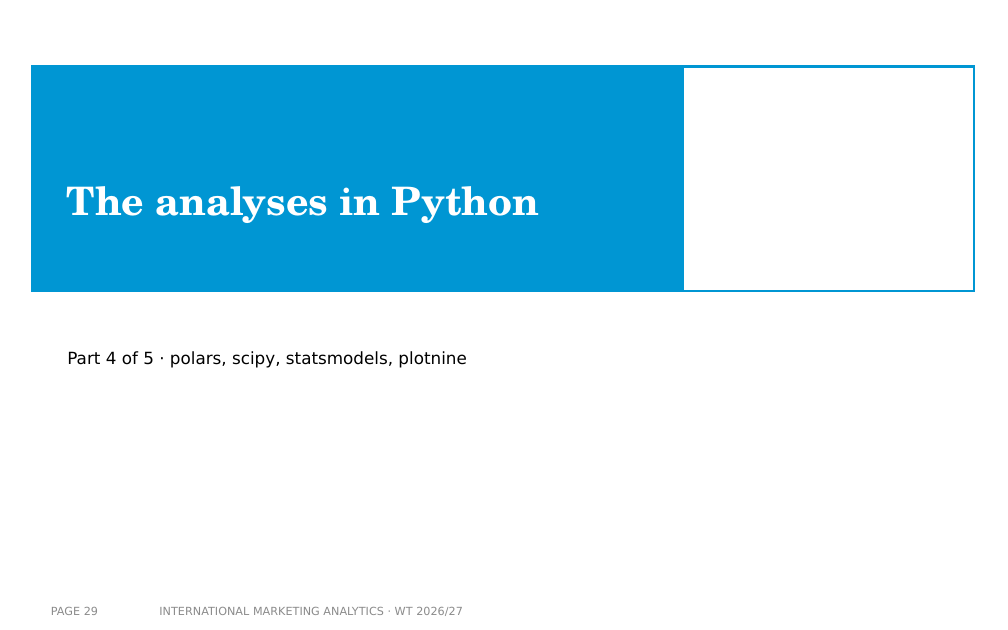
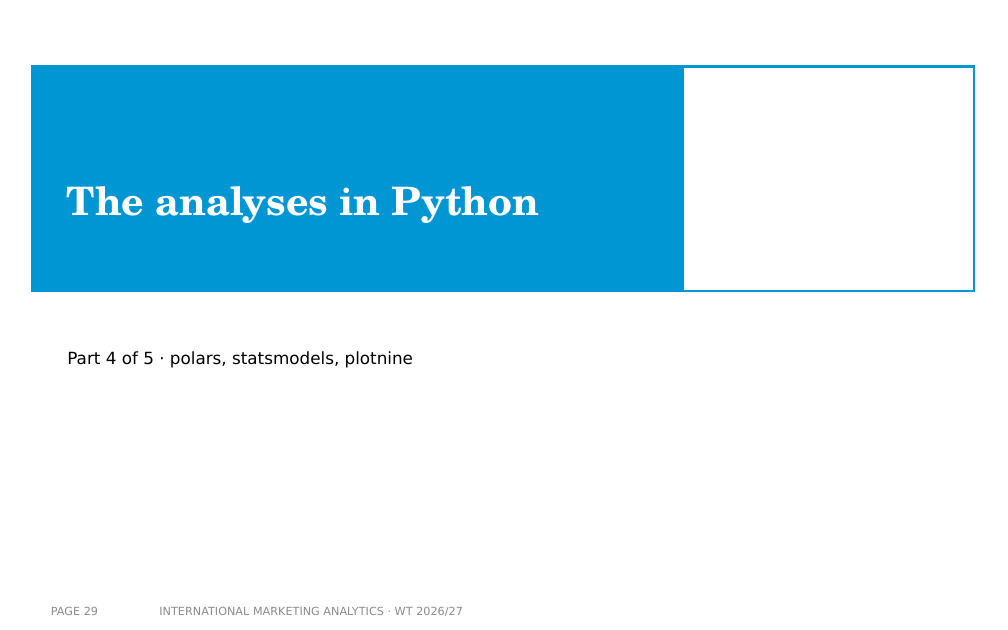
Before and after one commit to arnefloh-wu/international-marketing-analytics-teaching, a slide deck: slide 29 of slides/experiments-and-ab-testing_WT26-27.pptx. Drawn at 1008x630 pixels with LibreOffice and Linux fonts; fonts in the diff are those of the drawing; background and template pictures are left out. Boxes give left, top, right and bottom in pixels: in the first picture for what was removed or moved away, otherwise in the second. Text is boxed around its words. In the diff, an @@ line names an element or a change of style, - is before the commit and + after.

```diff
--- a/slides/experiments-and-ab-testing_WT26-27.pptx
+++ b/slides/experiments-and-ab-testing_WT26-27.pptx
@@ text at <box>67,351,413,368</box>: text changed @@
-Part 4 of 5 · polars, scipy, statsmodels, plotnine
+Part 4 of 5 · polars, statsmodels, plotnine
```
Also in this commit, not shown: 9 other slides changed, 1 slide added, 1 slide removed, 5 other files.
